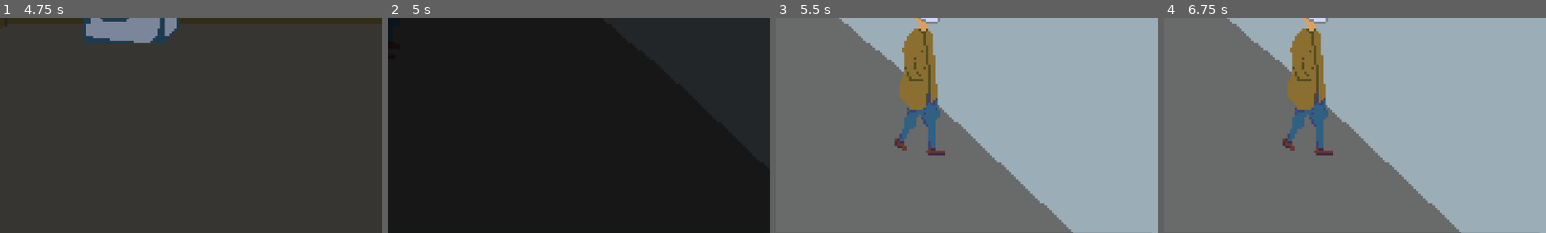
Above: before the commit, frames 1-4 (left to right).
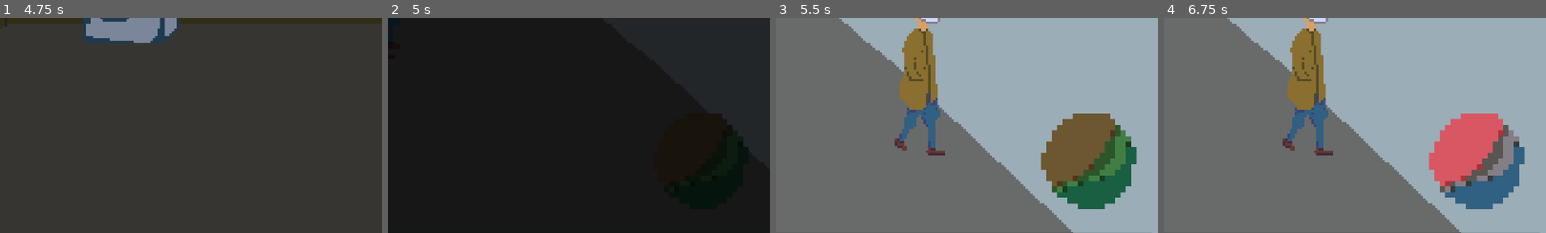
Above: after the commit, the same moments.

Repository: TerjeBallestad/pespi-mask
Game: Godot game, scene res://scenes/basement.tscn
The game is run twice, just before and just after one commit, with the same random seed, the same clock (stepped at 60 frames per second) and the same inputs. This scene is started directly instead of the project's main scene. Sound files missing from this copy of the repository are replaced by a short silence.
Inputs (mouse positions are % of the whole screen's width and height, from its top left):
- Up to frame 1 (4.75 s): tap Enter at 0.5, 2, 3.5 s; move the mouse to (72, 45) at 0.52 s; click (72, 45) at 0.67 s; tap Space at 1.25, 2.75 s; move the mouse to (30, 55) at 1.27 s; click (30, 55) at 1.42 s; move the mouse to (60, 28) at 2.02 s; click (60, 28) at 2.17 s; move the mouse to (45, 70) at 2.77 s; click (45, 70) at 2.92 s; move the mouse to (2, 49) at 3.52 s; click (2, 49) at 3.67 s; move the mouse to (25, 59) at 4.27 s; click (25, 59) at 4.42 s
- Up to frame 2 (5 s): no input
- Up to frame 3 (5.5 s): click (91, 83) at 5.02 s
- Up to frame 4 (6.75 s): click (91, 83) at 5.77 s; click (91, 83) at 6.52 s
The pictures show only the part of the screen within x 50-100%, y 50-100%; the shares and areas given below are measured in that part.

Frame 1 is identical in both runs. In frame 2, 0.3% of the frame differs, in the area x 84-95%, y 44-62%; in frame 3, 8.5%, in the area x 69-95%, y 44-89%; in frame 4, 8.5%.

Commit message:
Add pepsi mask toggle button

Diff:
--- a/scenes/ui/ui.tscn
+++ b/scenes/ui/ui.tscn
@@ -2,9 +2,28 @@
 
 [ext_resource type="PackedScene" uid="uid://70mqawldnge" path="res://scenes/ui/dialog_box.tscn" id="1_f5cxw"]
 [ext_resource type="Theme" uid="uid://crfgr67xom60a" path="res://assets/ui/base_theme.tres" id="2_aac20"]
+[ext_resource type="Texture2D" uid="uid://ypf8rskx557o" path="res://sprites/pepsi-mask.png" id="3_g5kmx"]
+[ext_resource type="Script" uid="uid://cb2ud64yy5i5f" path="res://scripts/mask_toggle.gd" id="4_0dwhk"]
 
 [node name="CanvasLayer" type="CanvasLayer" unique_id=1451279979]
 
 [node name="DialogBox" parent="." unique_id=1946601530 instance=ExtResource("1_f5cxw")]
 offset_top = 96.0
 theme = ExtResource("2_aac20")
+
+[node name="MaskToggle" type="TextureButton" parent="." unique_id=579863715]
+anchors_preset = 3
+anchor_left = 1.0
+anchor_top = 1.0
+anchor_right = 1.0
+anchor_bottom = 1.0
+offset_left = -49.0
+offset_top = -50.0
+offset_right = -9.0
+offset_bottom = -10.0
+grow_horizontal = 0
+grow_vertical = 0
+texture_normal = ExtResource("3_g5kmx")
+stretch_mode = 0
+script = ExtResource("4_0dwhk")
+metadata/_custom_type_script = "uid://cb2ud64yy5i5f"
--- a/scripts/autoload/game_state.gd
+++ b/scripts/autoload/game_state.gd
@@ -5,12 +5,22 @@
 var flags: Dictionary = {}
 var dialog_history: Dictionary = {}
 var _wearing_pepsi_mask := false
+var _has_pepsi_mask := false
 
 signal putting_on_mask
 signal removing_mask
+signal obtaining_mask
 
 func is_wearing_pepsi_mask() -> bool:
 	return _wearing_pepsi_mask
+
+func has_pepsi_mask() -> bool:
+	return _has_pepsi_mask
+
+func obtain_pepsi_mask():
+	if not has_pepsi_mask():
+		_has_pepsi_mask = true
+		obtaining_mask.emit()
 
 func put_on_mask():
 	if is_wearing_pepsi_mask():
--- /dev/null
+++ b/scripts/mask_toggle.gd
@@ -0,0 +1,49 @@
+class_name MaskToggle extends TextureButton
+
+## Called when scene is ready
+func _ready() -> void:
+	# Ensure toggle mode is enabled
+	toggle_mode = true
+
+	# Hide until mask is acquired
+	visible = GameState.get_flag("has_mask")
+
+	# Connect to toggle
+	toggled.connect(_on_toggled)
+
+	# Listen for mask acquisition
+	GameState.obtaining_mask.connect(_on_obtain_mask)
+
+	# Listen for dialog
+	DialogManager.entering_dialog_playback.connect(_on_entering_dialog_playback)
+	DialogManager.exiting_dialog_playback.connect(_on_obtain_mask)
+
+	_update_visual()
+	_on_obtain_mask() # To load default visibility
+
+func _on_entering_dialog_playback():
+	visible = false
+
+func _on_obtain_mask() -> void:
+	visible = GameState.has_pepsi_mask()
+
+func _on_toggled(is_pressed: bool) -> void:
+	# Block toggle during dialog
+	var dialog_mgr = get_tree().current_scene.get_node_or_null("GameUI/DialogManager")
+	if dialog_mgr and dialog_mgr.playing:
+		button_pressed = not is_pressed  # Revert
+		return
+
+	if is_pressed:
+		GameState.put_on_mask()
+	else:
+		GameState.remove_mask()
+
+	_update_visual()
+
+func _update_visual() -> void:
+	# Visual feedback for mask state
+	if GameState.is_wearing_pepsi_mask():
+		modulate = Color(0.5, 1.0, 0.5)  # Green tint when wearing
+	else:
+		modulate = Color.WHITE
--- a/scripts/pepsi-mask.gd
+++ b/scripts/pepsi-mask.gd
@@ -5,5 +5,6 @@
 	object_interacted_with.connect(_on_interacted)
 
 func _on_interacted(_name: String):
+	GameState.obtain_pepsi_mask()
 	GameState.put_on_mask()
 	queue_free()
Not shown, added: scripts/mask_toggle.gd.uid
